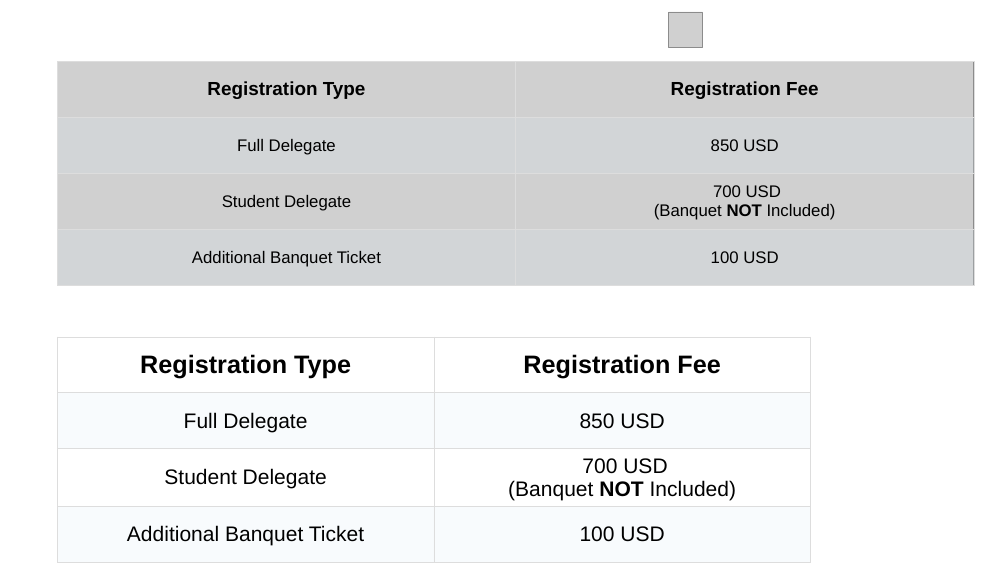
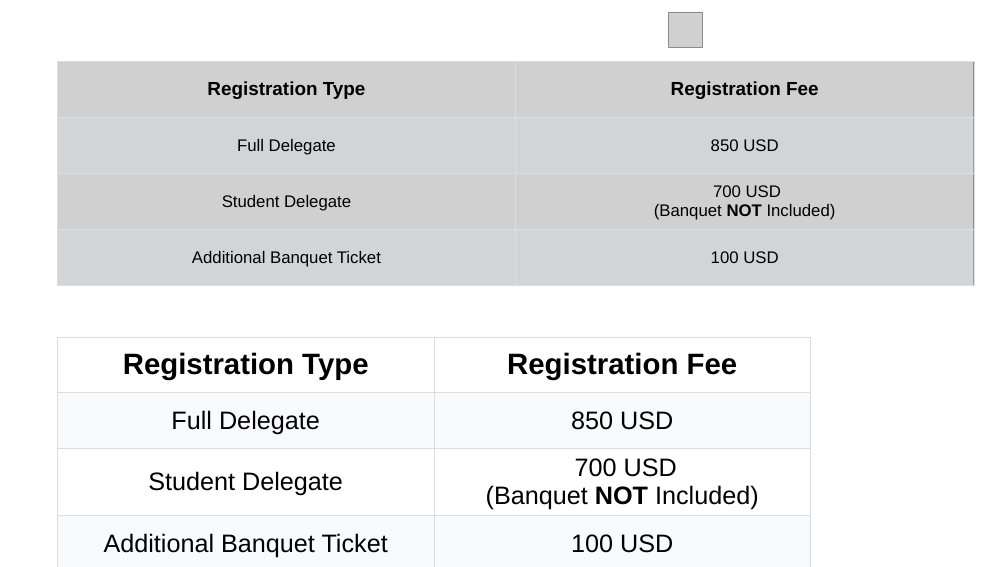
Before and after one commit to zhangxy911/zhangxy911.github.io, a slide deck: slide 3 of assets/figures.pptx. Drawn at 1008x567 pixels with LibreOffice and Linux fonts; fonts in the diff are those of the drawing; grey boxes stand for pictures; background and template pictures are left out. Boxes give left, top, right and bottom in pixels: in the first picture for what was removed or moved away, otherwise in the second. Text is boxed around its words. In the diff, an @@ line names an element or a change of style, - is before the commit and + after.

```diff
--- a/assets/figures.pptx
+++ b/assets/figures.pptx
@@ table at box(57, 337, 811, 567) @@
@@ size 24 to 28 pt in "Registration Type", "Registration Fee" @@
@@ size 20 to 24 pt in "Full Delegate", "850 USD", "Student Delegate", "700 USD" and 3 more places @@
```
Also in this commit, not shown: 1 other file.
